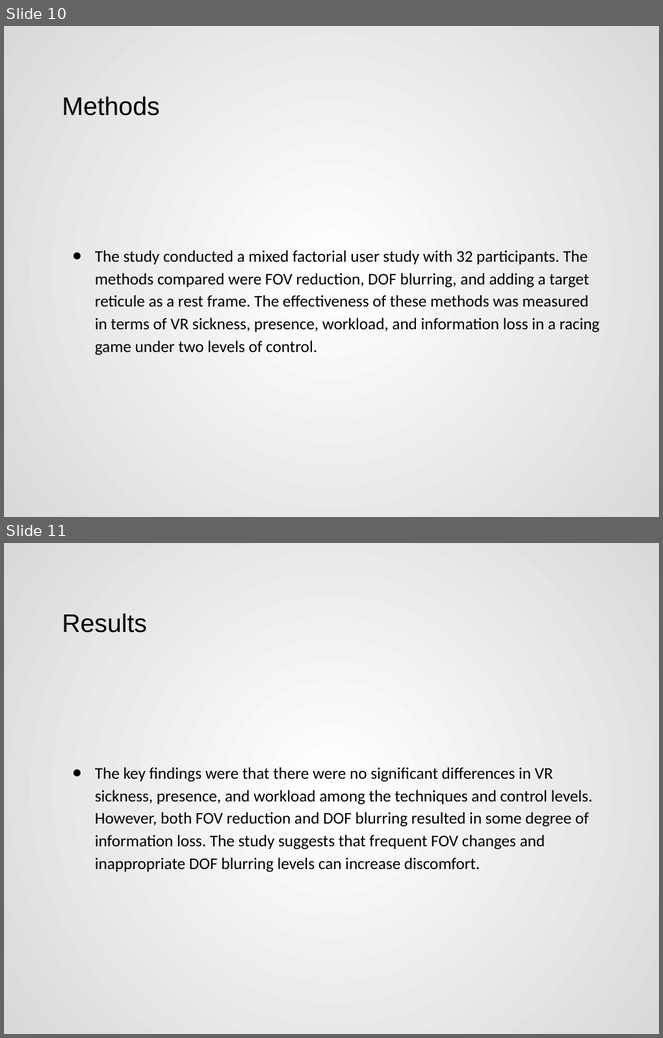
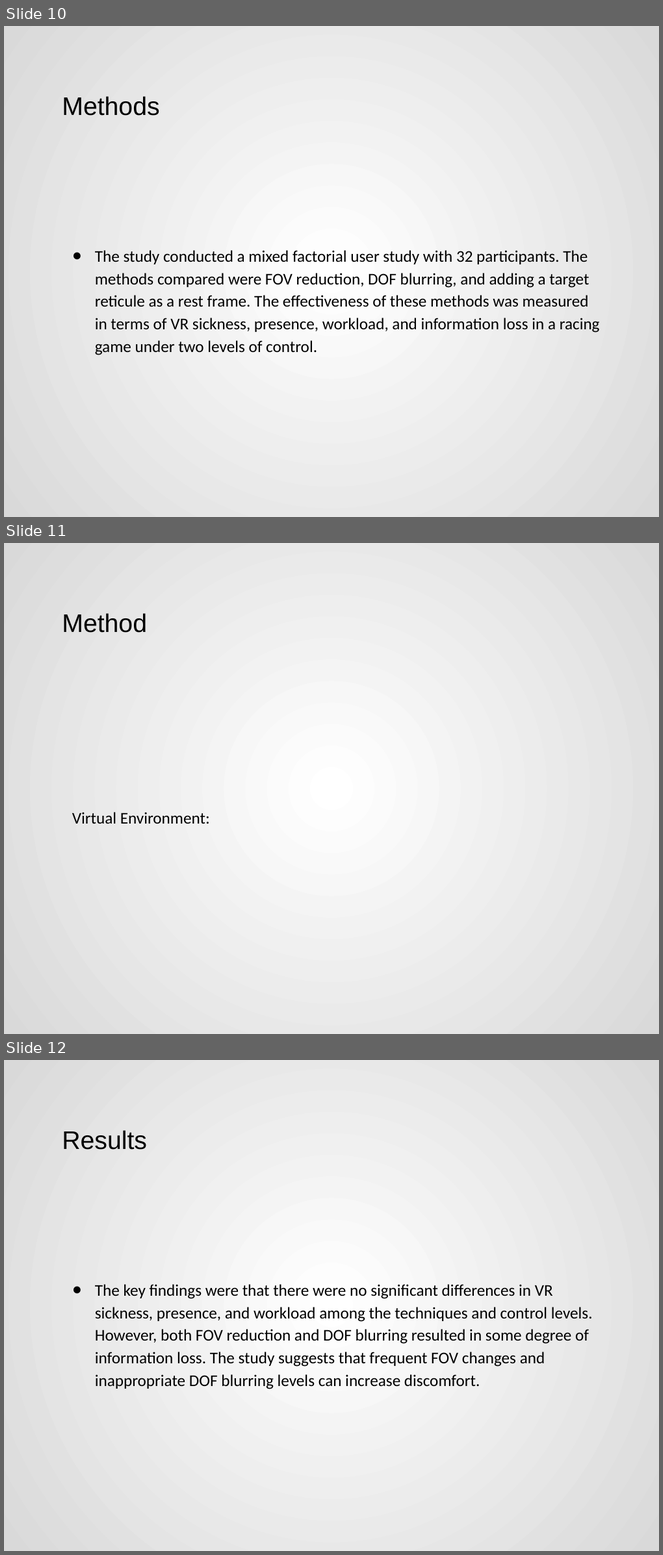
Before and after one commit to Akash3121/3D, a slide deck: Paper-Presentation/Akash - VR_Sickness_Mitigation_Methods_Presentation.pptx. Shown one above the other, each under a label of ours: slides 10 and 11 before the commit, slides 10, 11 and 12 after it. The pictures are 663x1038 and 663x1555 pixels, drawn with LibreOffice and Linux fonts; fonts in the diff are those of the drawing. Boxes give left, top, right and bottom in pixels: in the first picture for what was removed or moved away, otherwise in the second. Text is boxed around its words. In the diff, an @@ line names an element or a change of style, - is before the commit and + after.

```diff
--- a/Paper-Presentation/Akash - VR_Sickness_Mitigation_Methods_Presentation.pptx
+++ b/Paper-Presentation/Akash - VR_Sickness_Mitigation_Methods_Presentation.pptx
@@ slide 11 added at box(4, 543, 659, 1034), background gradient #FFFFFF to #D9D9D9 @@
@@ title added at box(62, 613, 147, 633), 28 pt, text #000000 @@
+Method
@@ text added at box(72, 812, 210, 824), 18 pt, text #000000 @@
+Virtual Environment:
@@ what was slide 11 is now slide 12 @@
```
Also in this commit, not shown: 1 slide changed.
